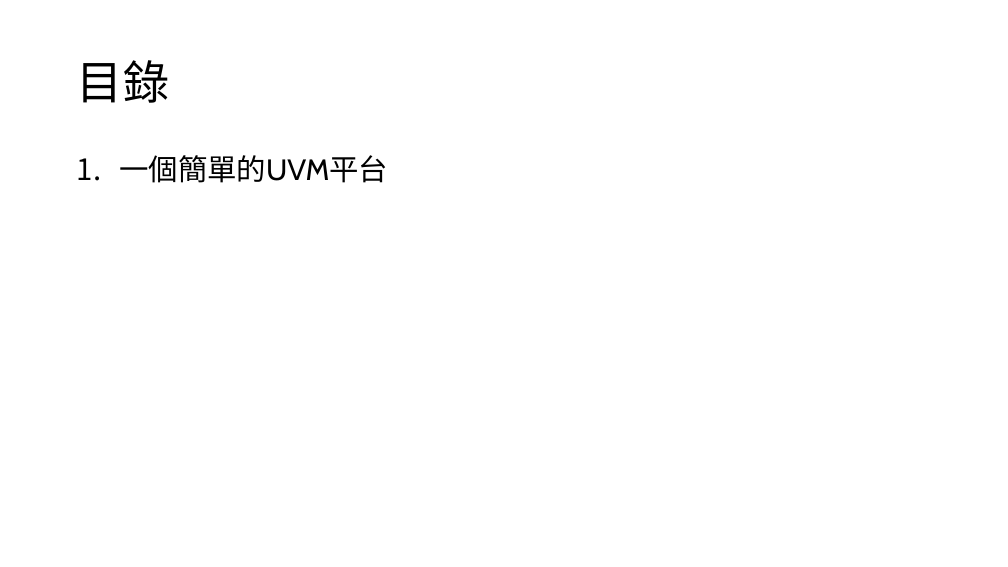
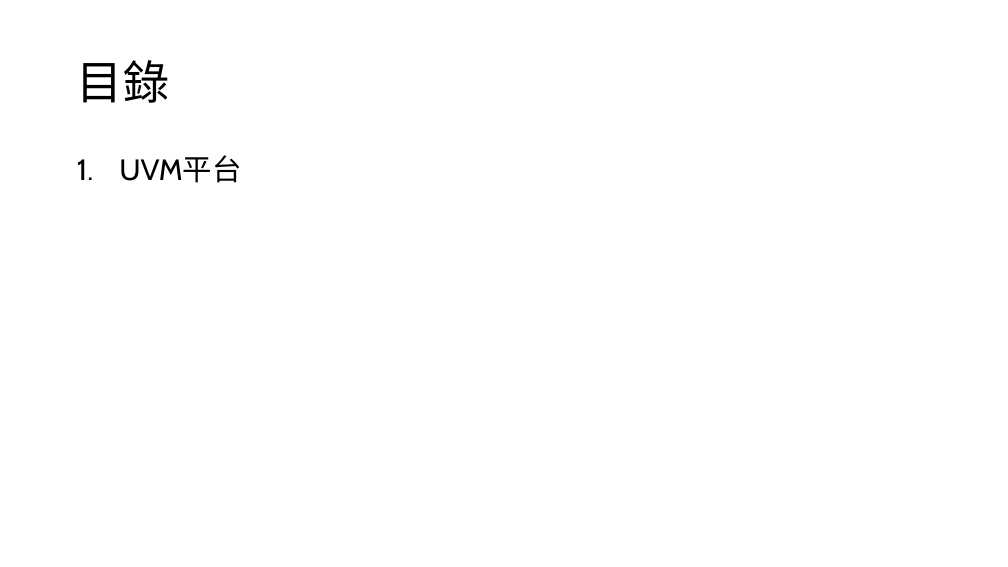
Before and after one commit to s9001055/DV_learning, a slide deck: slide 2 of UVM/UVM.pptx. Drawn at 1008x567 pixels with LibreOffice and Linux fonts; fonts in the diff are those of the drawing. Boxes give left, top, right and bottom in pixels: in the first picture for what was removed or moved away, otherwise in the second. Text is boxed around its words. In the diff, an @@ line names an element or a change of style, - is before the commit and + after.

Commit message:
Modify: UVM.pptx 1. add slide 只有Driver的驗證平台

```diff
--- a/UVM/UVM.pptx
+++ b/UVM/UVM.pptx
@@ text at box(119, 155, 241, 183): text changed @@
-1. 一個簡單的UVM平台
+1. UVM平台
```
Also in this commit, not shown: 1 other slide changed, 2 slides added.
